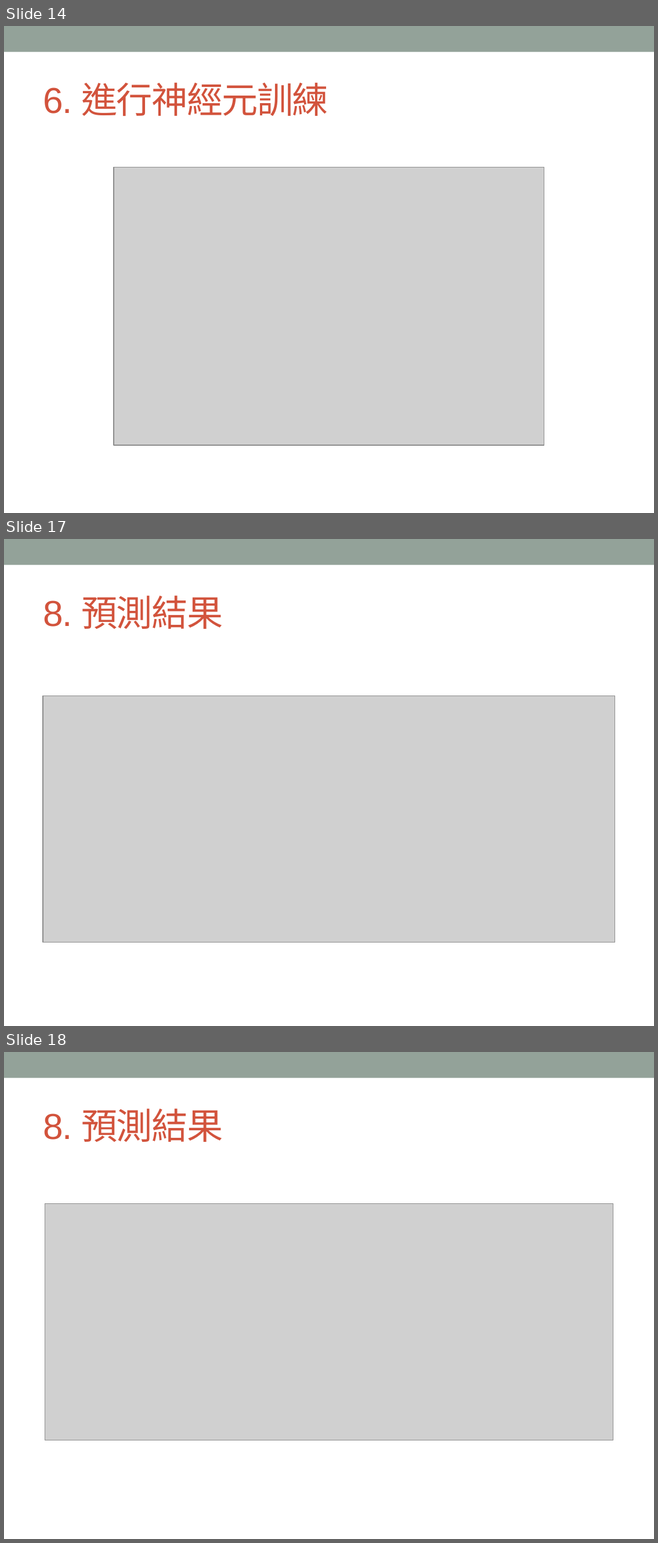
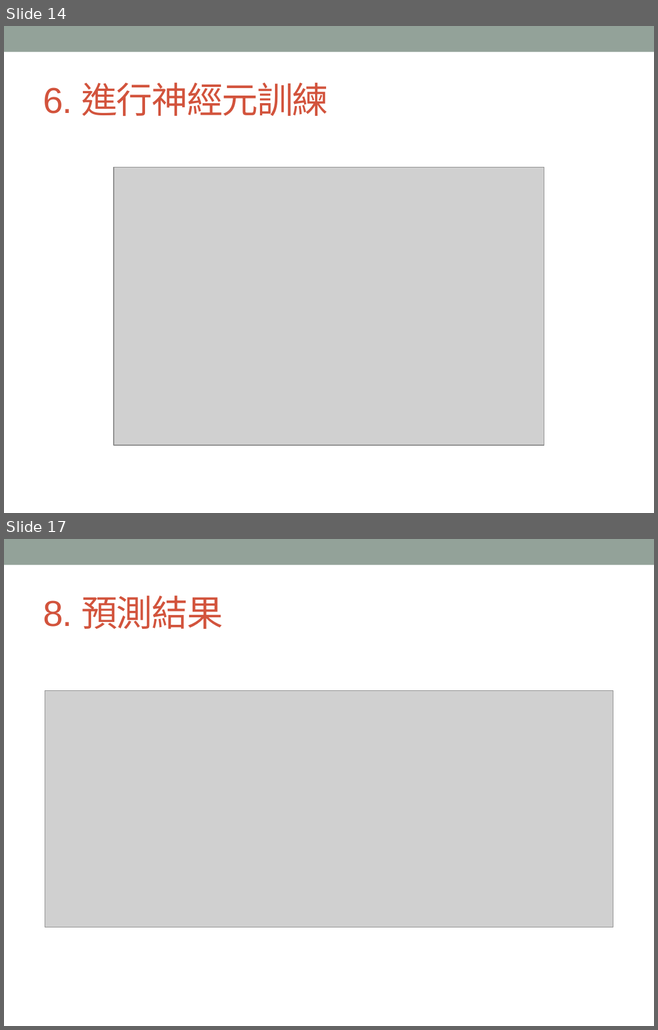
Before and after one commit to MtFeather/AI-and-Security, a slide deck: tensorflow/Keras - MNIST 手寫數字辨識使用 CNN.pptx. Shown one above the other, each under a label of ours: slides 14, 17 and 18 before the commit, slides 14 and 17 after it; the slides between them are not shown. The pictures are 658x1543 and 658x1030 pixels, drawn with LibreOffice and Linux fonts; fonts in the diff are those of the drawing; grey boxes stand for pictures. Boxes give left, top, right and bottom in pixels: in the first picture for what was removed or moved away, otherwise in the second. Text is boxed around its words. In the diff, an @@ line names an element or a change of style, - is before the commit and + after.

```diff
--- a/tensorflow/Keras - MNIST 手寫數字辨識使用 CNN.pptx
+++ b/tensorflow/Keras - MNIST 手寫數字辨識使用 CNN.pptx
@@ slide 17 removed at (4, 539, 654, 1026), background #FFFFFF; not listed: 1 template element that a slide beside it also shows @@
@@ title removed at (43, 595, 223, 629) @@
-8. 預測結果
@@ picture removed at (43, 696, 615, 943) @@
@@ what was slide 18 is now slide 17 @@
```
Also in this commit, not shown: 12 slides changed, 2 slides added, 1 other slide removed.
